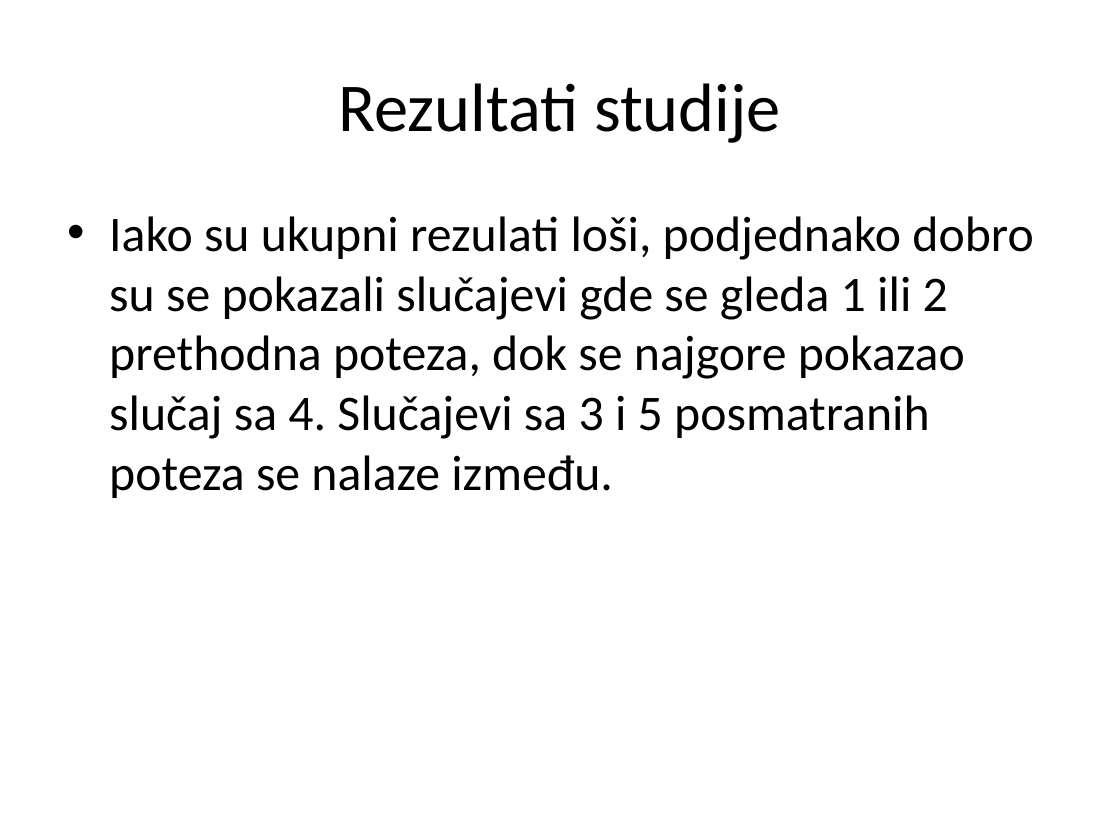
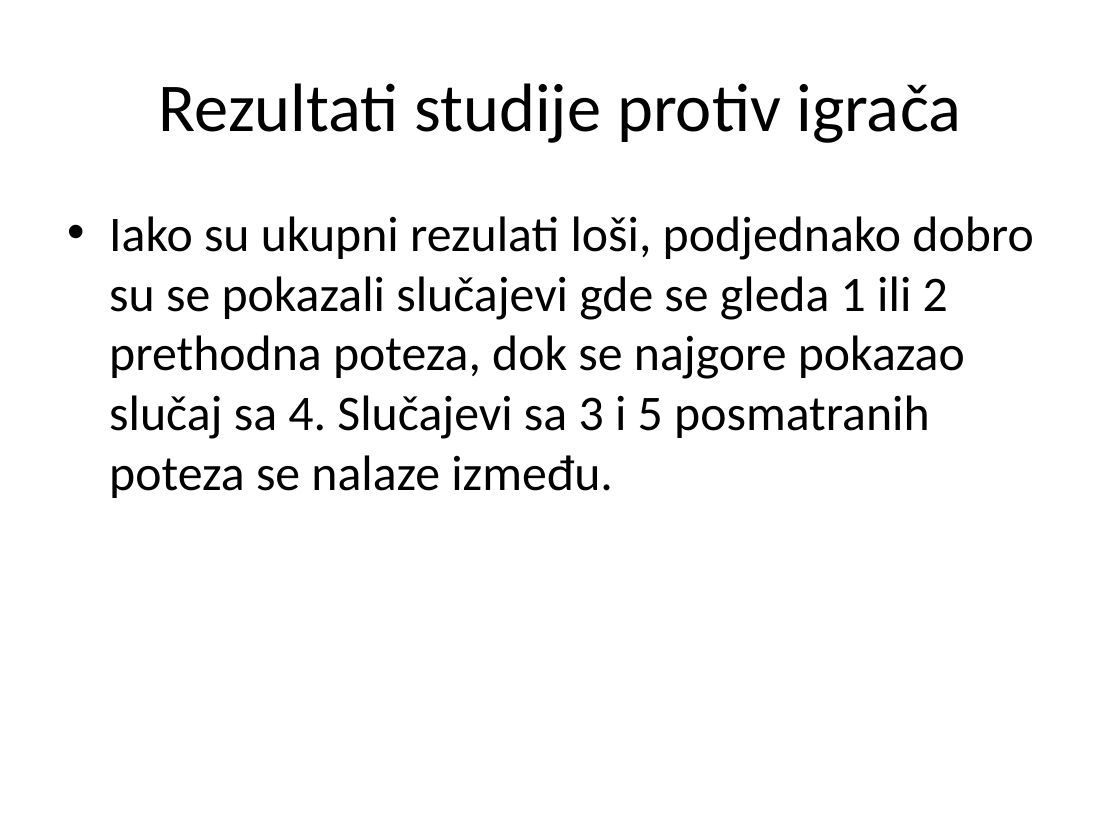
Before and after one commit to AndrejMiletic/SC2015-2016, a slide deck: slide 20 of AI in games.pptx. Drawn at 1120x840 pixels with LibreOffice and Linux fonts; fonts in the diff are those of the drawing. Boxes give left, top, right and bottom in pixels: in the first picture for what was removed or moved away, otherwise in the second. Text is boxed around its words. In the diff, an @@ line names an element or a change of style, - is before the commit and + after.

```diff
--- a/AI in games.pptx
+++ b/AI in games.pptx
@@ title at (159, 83, 961, 143): text changed @@
-Rezultati studije
+Rezultati studije protiv igrača
```
Also in this commit, not shown: 1 other slide changed, 5 slides added, 7 other files.
